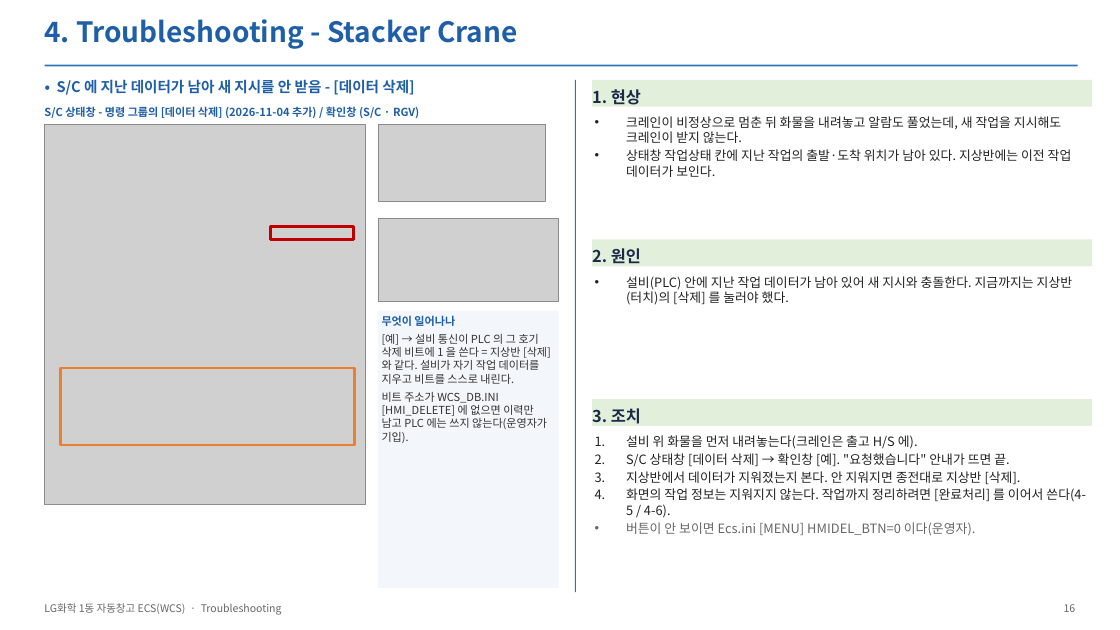
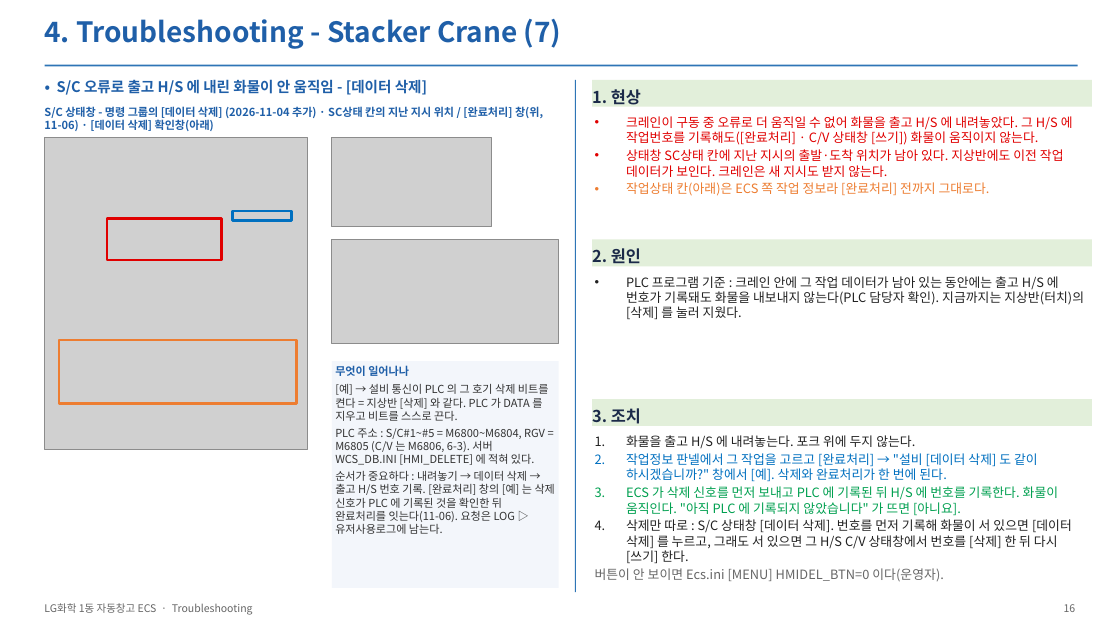
Before and after one commit to yeorijby-coder/LGLS_ALL, a slide deck: slide 16 of docs/산출물_20261110/05_ECS_Troubleshooting.pptx. Drawn at 1120x630 pixels with LibreOffice and Linux fonts; fonts in the diff are those of the drawing; grey boxes stand for pictures. Boxes give left, top, right and bottom in pixels: in the first picture for what was removed or moved away, otherwise in the second. Text is boxed around its words. In the diff, an @@ line names an element or a change of style, - is before the commit and + after.

```diff
--- a/docs/산출물_20261110/05_ECS_Troubleshooting.pptx
+++ b/docs/산출물_20261110/05_ECS_Troubleshooting.pptx
@@ text at (44, 19, 562, 49): text changed @@
-4. Troubleshooting - Stacker Crane
+4. Troubleshooting - Stacker Crane (7)
@@ text at (57, 79, 427, 95): text changed @@
-• S/C 에 지난 데이터가 남아 새 지시를 안 받음 - [데이터 삭제]
+• S/C 오류로 출고 H/S 에 내린 화물이 안 움직임 - [데이터 삭제]
@@ text at (44, 106, 543, 131): text changed @@
-S/C 상태창 - 명령 그룹의 [데이터 삭제] (2026-11-04 추가) / 확인창 (S/C · RGV)
+S/C 상태창 - 명령 그룹의 [데이터 삭제] (2026-11-04 추가) · SC상태 칸의 지난 지시 위치 / [완료처리] 창(위, 11-06) · [데이터 삭제] 확인창(아래)
@@ text at (626, 116, 1073, 196): text changed; text colour #222222 to #E00000 @@
-• 크레인이 비정상으로 멈춘 뒤 화물을 내려놓고 알람도 풀었는데, 새 작업을 지시해도 크레인이 받지 않는다.
-• 상태창 작업상태 칸에 지난 작업의 출발·도착 위치가 남아 있다. 지상반에는 이전 작업 데이터가 보인다.
+• 크레인이 구동 중 오류로 더 움직일 수 없어 화물을 출고 H/S 에 내려놓았다. 그 H/S 에 작업번호를 기록해도([완료처리] · C/V 상태창 [쓰기]) 화물이 움직이지 않는다.
+• 상태창 SC상태 칸에 지난 지시의 출발·도착 위치가 남아 있다. 지상반에도 이전 작업 데이터가 보인다. 크레인은 새 지시도 받지 않는다.
+• 작업상태 칸(아래)은 ECS 쪽 작업 정보라 [완료처리] 전까지 그대로다.
@@ picture: place and size @@
-picture at (45, 124, 365, 504)
+picture at (45, 138, 308, 450)
@@ picture added at (332, 138, 492, 227) @@
@@ rectangle added at (107, 218, 221, 260), outline #E00000 2.25 pt @@
@@ rectangle: place and size @@
-rectangle at (271, 227, 354, 240)
+rectangle at (233, 211, 292, 221)
@@ rectangle at (233, 211, 292, 221): outline #C00000 2.25 pt to #0070C0 2.25 pt @@
@@ picture: place and size @@
-picture at (378, 124, 546, 202)
+picture at (332, 239, 559, 344)
@@ picture removed at (378, 218, 559, 302) @@
@@ text at (626, 276, 1084, 319): text changed @@
-• 설비(PLC) 안에 지난 작업 데이터가 남아 있어 새 지시와 충돌한다. 지금까지는 지상반(터치)의 [삭제] 를 눌러야 했다.
+• PLC 프로그램 기준 : 크레인 안에 그 작업 데이터가 남아 있는 동안에는 출고 H/S 에 번호가 기록돼도 화물을 내보내지 않는다(PLC 담당자 확인). 지금까지는 지상반(터치)의 [삭제] 를 눌러 지웠다.
@@ rectangle: place and size @@
-rectangle at (60, 368, 355, 445)
+rectangle at (59, 340, 297, 403)
@@ rectangle "무엇이 일어나나": place and size @@
-rectangle "무엇이 일어나나" at (378, 311, 559, 588)
+rectangle "무엇이 일어나나" at (332, 361, 559, 588)
@@ text in rectangle at (335, 384, 555, 534): text changed @@
-[예] → 설비 통신이 PLC 의 그 호기 삭제 비트에 1 을 쓴다 = 지상반 [삭제] 와 같다. 설비가 자기 작업 데이터를 지우고 비트를 스스로 내린다.
-비트 주소가 WCS_DB.INI [HMI_DELETE] 에 없으면 이력만 남고 PLC 에는 쓰지 않는다(운영자가 기입).
+[예] → 설비 통신이 PLC 의 그 호기 삭제 비트를 켠다 = 지상반 [삭제] 와 같다. PLC 가 DATA 를 지우고 비트를 스스로 끈다.
+PLC 주소 : S/C#1~#5 = M6800~M6804, RGV = M6805 (C/V 는 M6806, 6-3). 서버 WCS_DB.INI [HMI_DELETE] 에 적혀 있다.
+순서가 중요하다 : 내려놓기 → 데이터 삭제 → 출고 H/S 번호 기록. [완료처리] 창의 [예] 는 삭제 신호가 PLC 에 기록된 것을 확인한 뒤 완료처리를 잇는다(11-06). 요청은 LOG ▷ 유저사용로그에 남는다.
@@ text at (626, 435, 1072, 563): text changed @@
-1. 설비 위 화물을 먼저 내려놓는다(크레인은 출고 H/S 에).
-2. S/C 상태창 [데이터 삭제] → 확인창 [예]. "요청했습니다" 안내가 뜨면 끝.
-3. 지상반에서 데이터가 지워졌는지 본다. 안 지워지면 종전대로 지상반 [삭제].
-4. 화면의 작업 정보는 지워지지 않는다. 작업까지 정리하려면 [완료처리] 를 이어서 쓴다(4-5 / 4-6).
+1. 화물을 출고 H/S 에 내려놓는다. 포크 위에 두지 않는다.
+2. 작업정보 판넬에서 그 작업을 고르고 [완료처리] → "설비 [데이터 삭제] 도 같이 하시겠습니까?" 창에서 [예]. 삭제와 완료처리가 한 번에 된다.
+3. ECS 가 삭제 신호를 먼저 보내고 PLC 에 기록된 뒤 H/S 에 번호를 기록한다. 화물이 움직인다. "아직 PLC 에 기록되지 않았습니다" 가 뜨면 [아니요].
+4. 삭제만 따로 : S/C 상태창 [데이터 삭제]. 번호를 먼저 기록해 화물이 서 있으면 [데이터 삭제] 를 누르고, 그래도 서 있으면 그 H/S C/V 상태창에서 번호를 [삭제] 한 뒤 다시 [쓰기] 한다.
@@ text at (595, 568, 944, 582): bullet • to none @@
@@ text at (44, 603, 253, 615): text changed @@
-LG화학 1동 자동창고 ECS(WCS) · Troubleshooting
+LG화학 1동 자동창고 ECS · Troubleshooting
```
Also in this commit, not shown: 23 other slides changed, 1 slide removed, 18 other files.
